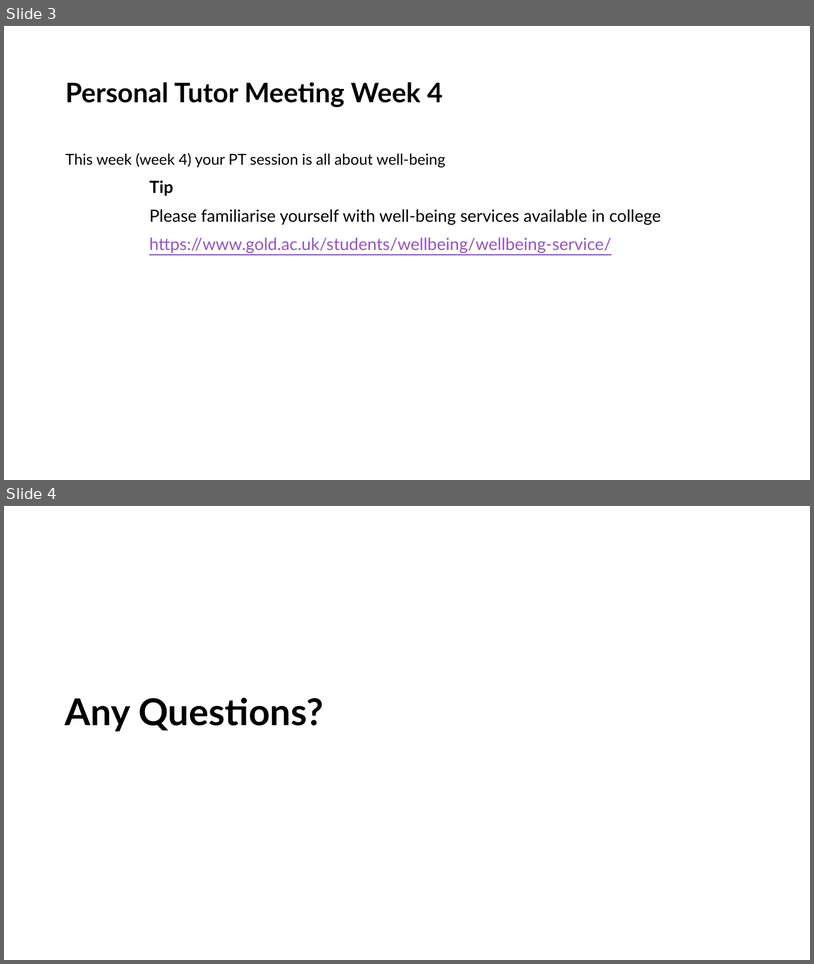
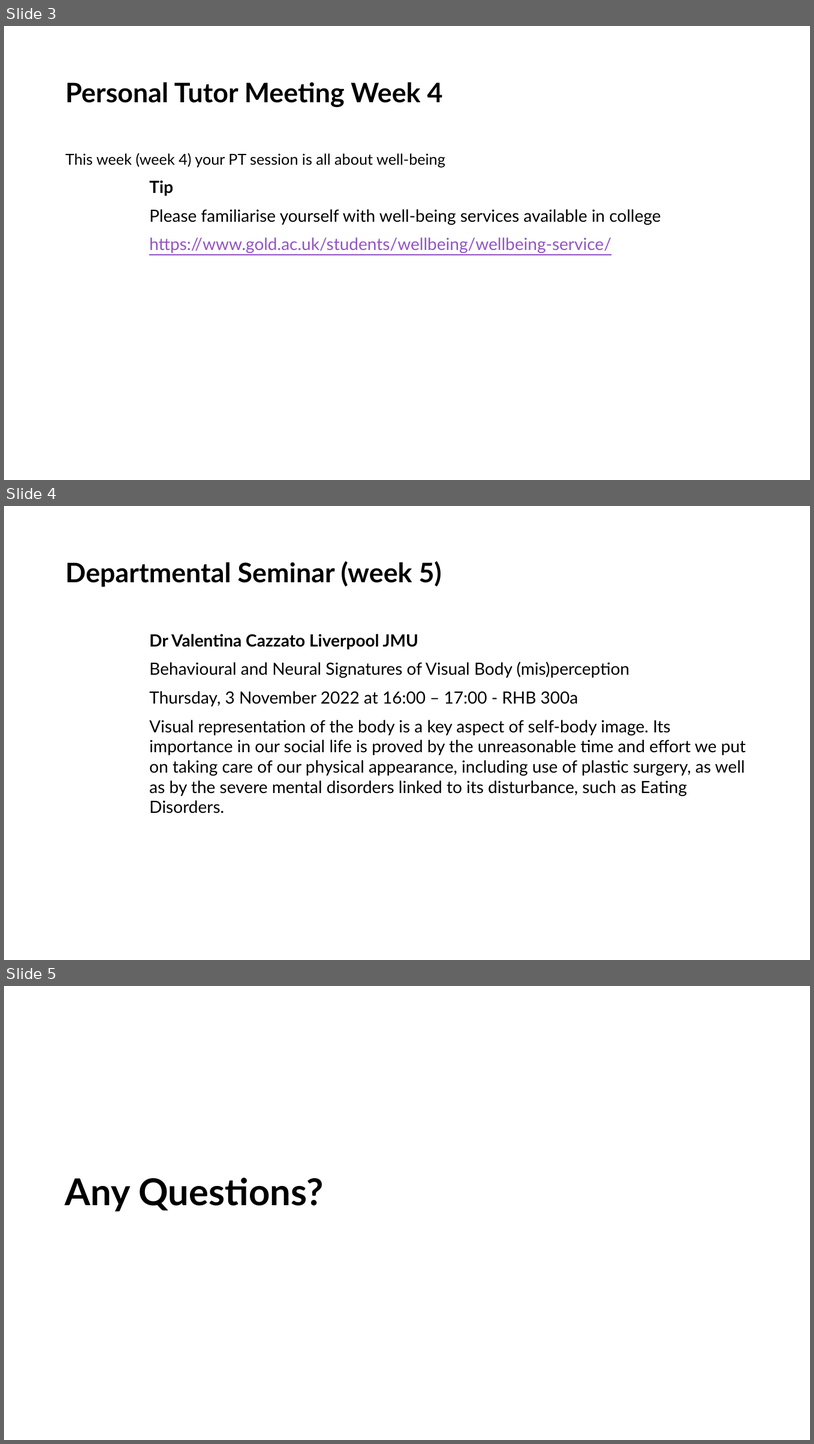
Before and after one commit to LittleMonkeyLab/PS52007Dslides, a slide deck: _site/lectures/Lecture04/Lecture04.pptx. Shown one above the other, each under a label of ours: slides 3 and 4 before the commit, slides 3, 4 and 5 after it. The pictures are 814x964 and 814x1444 pixels, drawn with LibreOffice and Linux fonts; fonts in the diff are those of the drawing; background and template pictures are left out. Boxes give left, top, right and bottom in pixels: in the first picture for what was removed or moved away, otherwise in the second. Text is boxed around its words. In the diff, an @@ line names an element or a change of style, - is before the commit and + after.

```diff
--- a/_site/lectures/Lecture04/Lecture04.pptx
+++ b/_site/lectures/Lecture04/Lecture04.pptx
@@ slide 4 added at bbox=[4, 506, 810, 960], background #FFFFFF @@
@@ title added at bbox=[65, 561, 442, 587], 32 pt, text #000000, bold @@
+Departmental Seminar (week 5)
@@ text added at bbox=[149, 634, 746, 813], 20 pt, text #000000 @@
+Dr Valentina Cazzato Liverpool JMU
+Behavioural and Neural Signatures of Visual Body (mis)perception
+Thursday, 3 November 2022 at 16:00 – 17:00 - RHB 300a
+Visual representation of the body is a key aspect of self-body image. Its importance in our social life is proved by the unreasonable time and effort we put on taking care of our physical appearance, including use of plastic surgery, as well as by the severe mental disorders linked to its disturbance, such as Eating Disorders.
@@ what was slide 4 is now slide 5 @@
```
Also in this commit, not shown: 10 slides changed, 15 other slides added, 5 slides removed, 33 other files.
